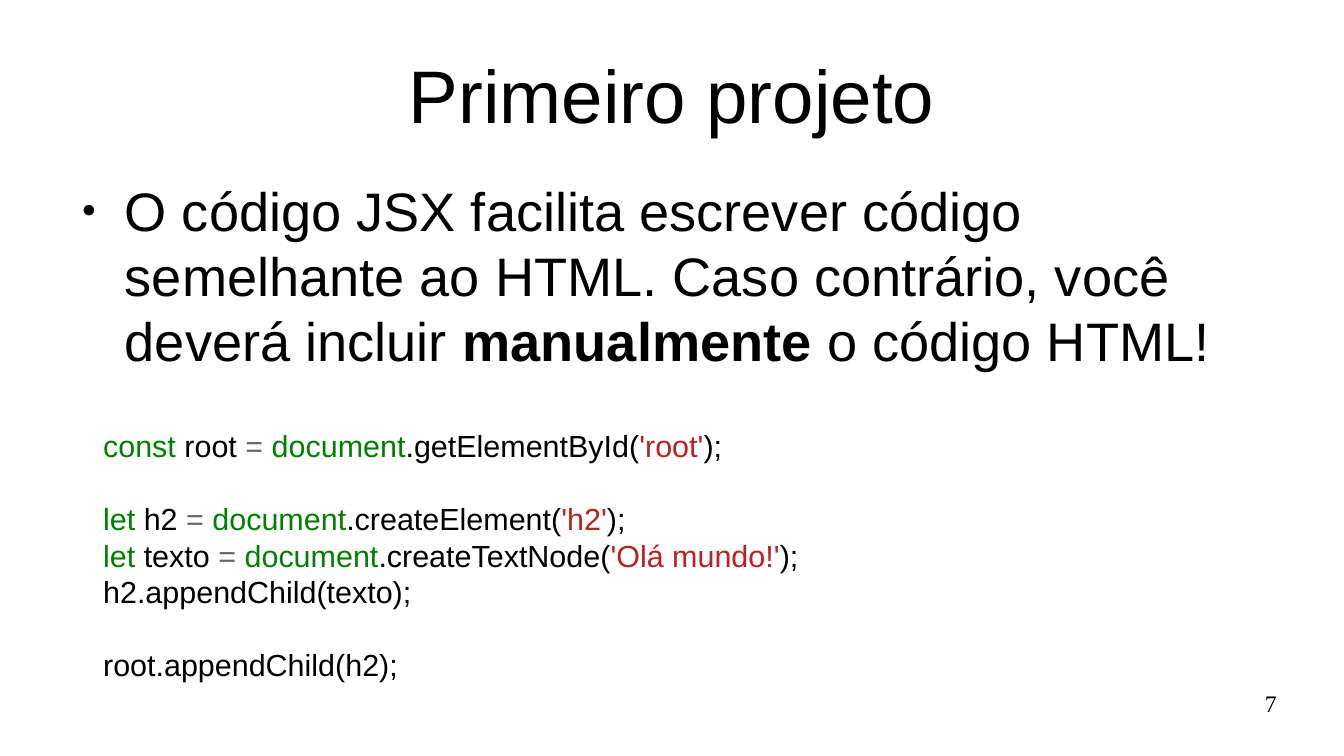
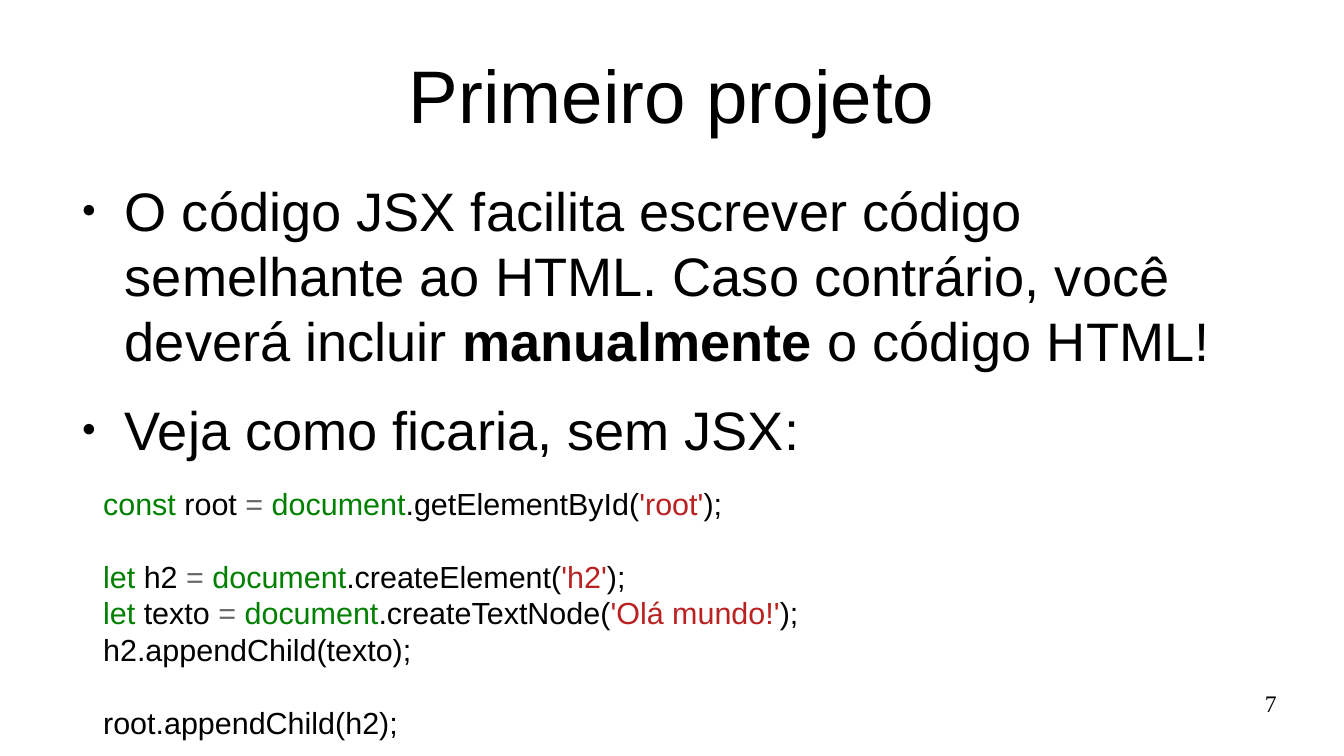
Before and after one commit to Marques-Dev/WEB_2020-1, a slide deck: slide 7 of SLIDES/aula01.odp. Drawn at 1344x756 pixels with LibreOffice and Linux fonts; fonts in the diff are those of the drawing. Boxes give left, top, right and bottom in pixels: in the first picture for what was removed or moved away, otherwise in the second. Text is boxed around its words. In the diff, an @@ line names an element or a change of style, - is before the commit and + after.

```diff
--- a/SLIDES/aula01.odp
+++ b/SLIDES/aula01.odp
@@ text at [125, 410, 799, 459]: paragraph added @@
+● Veja como ficaria, sem JSX:
@@ text "const root = document.getElementById('root');": place and size @@
-text "const root = document.getElementById('root');" at [103, 435, 798, 682]
+text "const root = document.getElementById('root');" at [103, 493, 798, 740]
```
Also in this commit, not shown: 8 other slides changed, 24 slides added, 22 slides removed, 8 other files.
